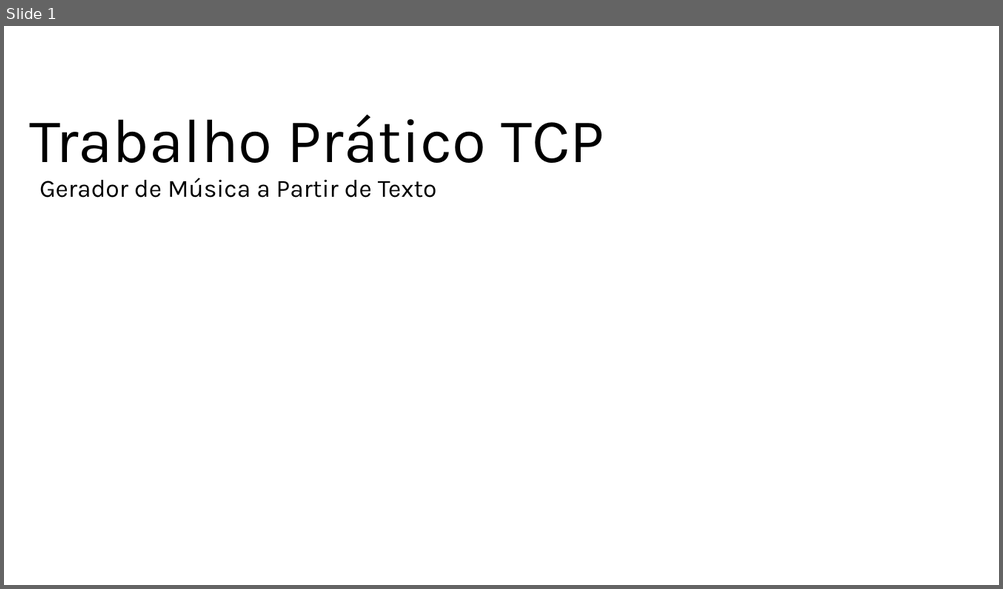
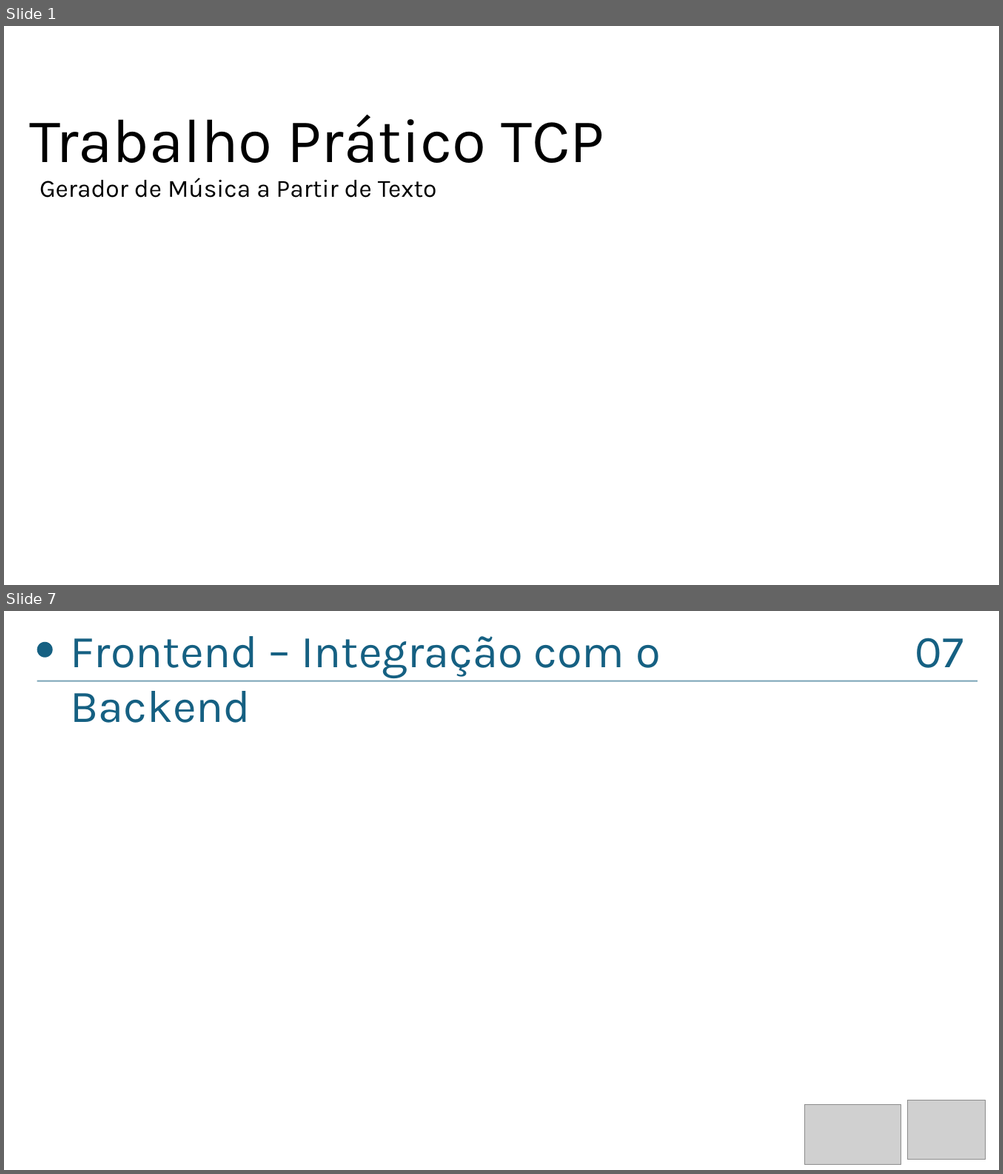
Before and after one commit to gustavomachadosilva/trabalho_tcp_MusicPlayer, a slide deck: apresentação.pptx. Shown one above the other, each under a label of ours: slide 1 before the commit, slides 1 and 7 after it; the slides between them are not shown. The pictures are 1003x589 and 1003x1174 pixels, drawn with LibreOffice and Linux fonts; fonts in the diff are those of the drawing; grey boxes stand for pictures. Boxes give left, top, right and bottom in pixels: in the first picture for what was removed or moved away, otherwise in the second. Text is boxed around its words. In the diff, an @@ line names an element or a change of style, - is before the commit and + after.

```diff
--- a/apresentação.pptx
+++ b/apresentação.pptx
@@ slide 7 added at <box>4,611,999,1170</box>, background #FFFFFF @@
@@ ellipse added at <box>37,641,53,658</box>, fill #156082 @@
@@ text added at <box>71,636,660,723</box>, 44 pt, text #156082 @@
+Frontend – Integração com o Backend
@@ text added at <box>915,638,963,668</box>, 44 pt, text #156082 @@
+07
@@ line added from (37, 681) to (977, 681), #FFFFFF 1.5 pt @@
@@ picture added at <box>805,1105,901,1165</box> @@
@@ picture added at <box>908,1100,985,1159</box> @@
```
Also in this commit, not shown: 7 other slides added, 5 slides removed, 7 other files.
